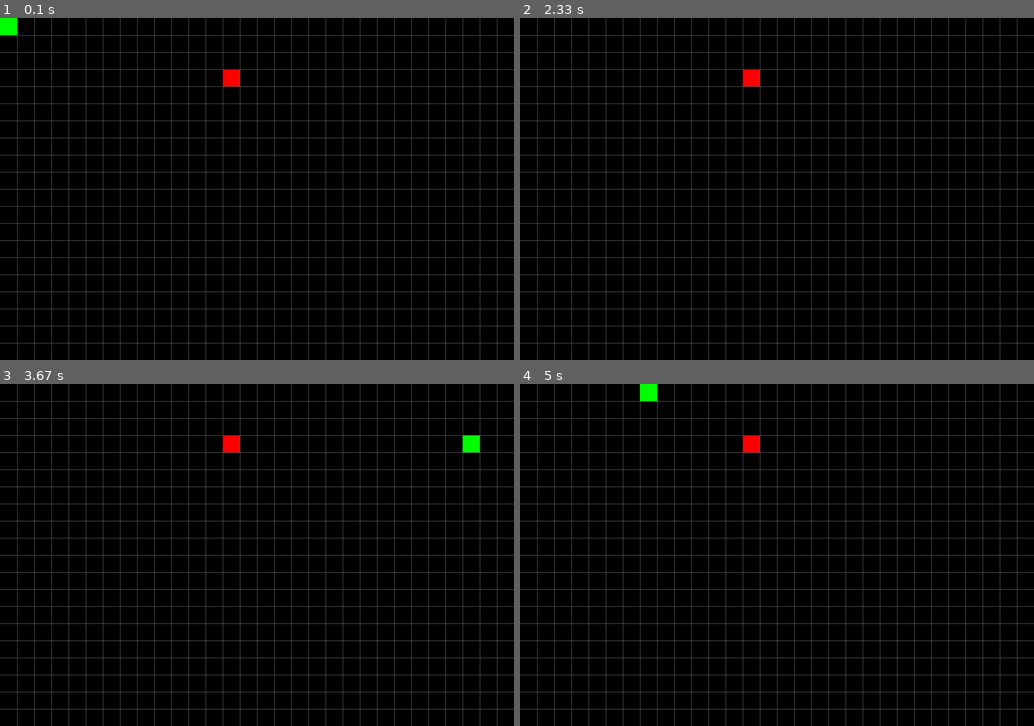
Above: before the commit, frames 1-4 (two rows, left to right).
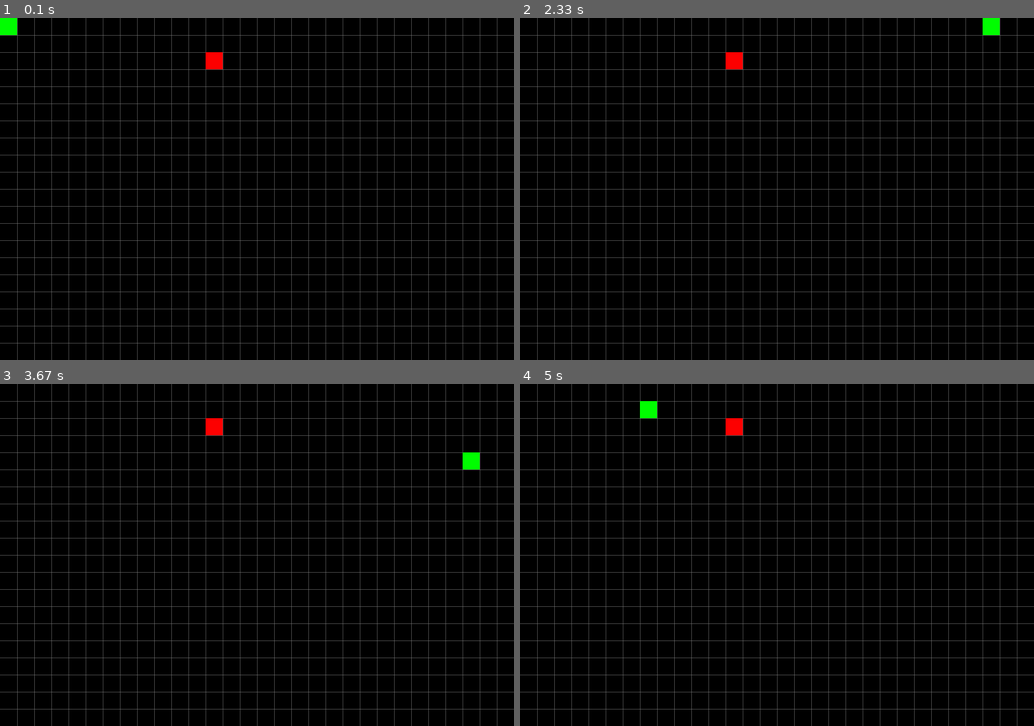
Above: after the commit, the same moments.

Repository: JohnWatersReal/Pygame-Snake
Game: pygame game, started from Snake.py
Two runs of this game, one before a commit and one after it. Both use one fixed random seed, a clock stepped at 60 frames per second and the inputs below.
Inputs:
- Up to frame 1 (0.1 s): no input
- Up to frame 2 (2.33 s): hold Left 0.33-0.87 s; hold Down 0.9-1.2 s; hold Left 1.23-1.63 s; hold Up 1.67-2.03 s; hold Right from 2.07 s (still down)
- Up to frame 3 (3.67 s): release Right at 2.7 s; hold Down 2.73-3.1 s; hold Left 3.13-3.6 s; hold Right from 3.63 s (still down)
- Up to frame 4 (5 s): release Right at 4.1 s; hold Up 4.13-4.43 s; hold Right 4.47-4.93 s; hold Left from 4.97 s (still down)

The runs differ from the first frame. In frame 1, 0.3% of the frame differs, in the area x 40-47%, y 10-20%; in frame 2, 0.5%; in frame 3, 0.7%, in the area x 40-94%, y 10-25%; in frame 4, 0.7%.

Commit message:
Made some temp variable names more appropriate

Diff:
--- a/Snake.py
+++ b/Snake.py
@@ -21,10 +21,6 @@
 # Setting Framerate
 FPS = 60
 FramePerSec = pygame.time.Clock()
-
-# Checking collisions
-# print(object1.colliderect(object2))
-# print(object1.collidepoint(50, 75))
 
 # Setting window title
 pygame.display.set_caption("Game")
@@ -53,11 +49,11 @@
         self.rect.x = self.x * tile_size
         self.rect.y = self.y * tile_size
 
-        if (self.rect.top > window_height):
+        if (self.rect.top >= window_height):
             self.rect.top = 0
             self.y = 0
         if (self.rect.top < 0):
-            self.rect.top = window_height
+            self.rect.top = window_height - tile_size
             self.y = window_height/tile_size
         if (self.rect.right > window_width):
             self.rect.x = 0
@@ -90,9 +86,9 @@
     def __init__(self, i):
         super().__init__
         self.i = i
-        poo = body[self.i]
-        self.x = poo.prevx
-        self.y = poo.prevy
+        compare = body[self.i]
+        self.x = compare.prevx
+        self.y = compare.prevy
         self.surf = pygame.Surface((tile_size, tile_size))
         self.rect = self.surf.get_rect(topleft=(self.x, self.y))
         self.rect.x = self.x * tile_size
@@ -102,9 +98,9 @@
     def move(self):
         self.prevx = self.x
         self.prevy = self.y
-        poo = body[self.i]
-        self.x = poo.prevx
-        self.y = poo.prevy
+        compare = body[self.i]
+        self.x = compare.prevx
+        self.y = compare.prevy
         self.rect.x = self.x * tile_size
         self.rect.y = self.y * tile_size
 
@@ -119,8 +115,8 @@
         self.move()
 
     def move(self):
-        self.x = random.randint(1, int(window_width/tile_size))
-        self.y = random.randint(1, int(window_height/tile_size))
+        self.x = random.randint(0, int(window_width/tile_size) - 1)
+        self.y = random.randint(0, int(window_height/tile_size) - 1)
         self.rect.x = self.x * tile_size
         self.rect.y = self.y * tile_size
 
@@ -142,6 +138,8 @@
 # Game loop begin
 while True:
 
+    # DO NOT DELETE THIS CODE
+    # DELETING THIS CODE CAUSES THE GAME TO CRASH
     for event in pygame.event.get():
         if event.type == QUIT:
             pygame.quit() # close pygame window
@@ -172,8 +170,8 @@
 
     if (pygame.Rect.colliderect(Snake.rect, Apple.rect)):
         Apple.move()
-        poo = Body(body_count)
-        body.append(poo)
+        new = Body(body_count)
+        body.append(new)
         body_count += 1
 
     if (pygame.Rect.collidelist(Snake.rect, body[1:]) != -1):
